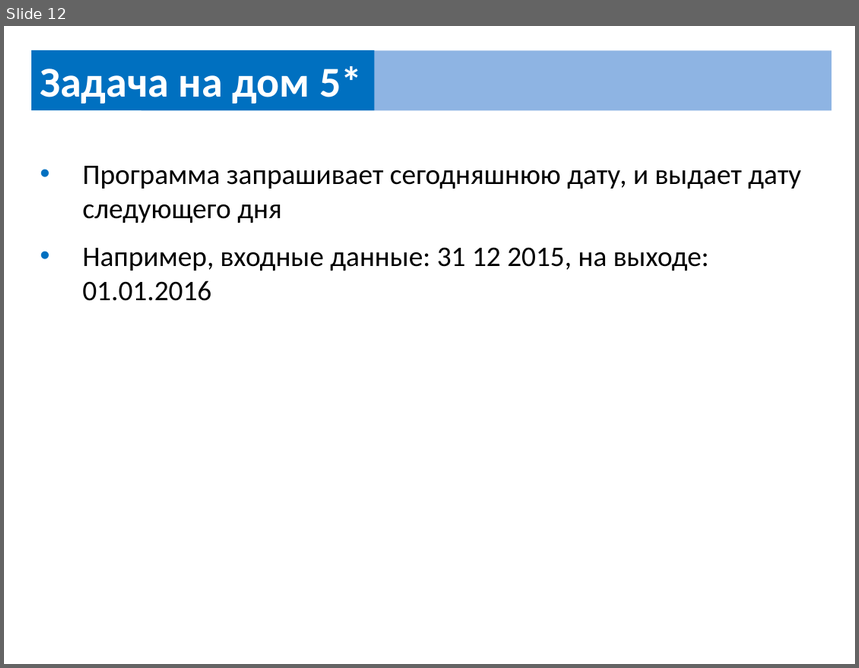
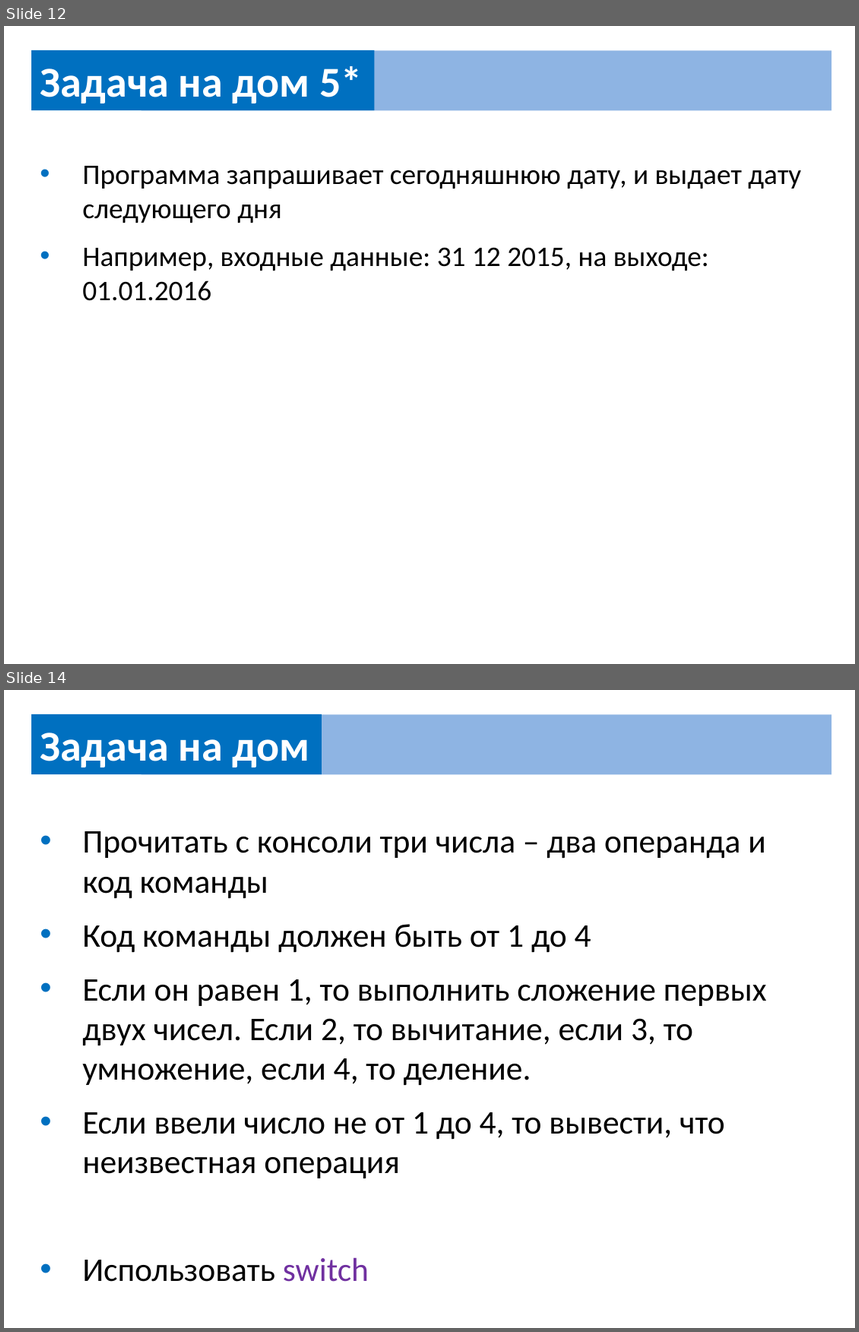
Before and after one commit to UsovaAnna/lesson, a slide deck: src/home/home_work.pptx. Shown one above the other, each under a label of ours: slide 12 before the commit, slides 12 and 14 after it; the slides between them are not shown. The pictures are 859x668 and 859x1332 pixels, drawn with LibreOffice and Linux fonts; fonts in the diff are those of the drawing. Boxes give left, top, right and bottom in pixels: in the first picture for what was removed or moved away, otherwise in the second. Text is boxed around its words. In the diff, an @@ line names an element or a change of style, - is before the commit and + after.

```diff
--- a/src/home/home_work.pptx
+++ b/src/home/home_work.pptx
@@ slide 14 added at [4,690,855,1328], background #FFFFFF @@
@@ rectangle added at [31,714,322,775], fill #0070C0, 36 pt, text #FFFFFF, bold @@
+Задача на дом
@@ rectangle added at [141,714,832,775], fill #8EB4E3 @@
@@ text added at [82,831,767,1282], 28 pt, text #000000 @@
+• Прочитать с консоли три числа – два операнда и код команды
+• Код команды должен быть от 1 до 4
+• Если он равен 1, то выполнить сложение первых двух чисел. Если 2, то вычитание, если 3, то умножение, если 4, то деление.
+• Если ввели число не от 1 до 4, то вывести, что неизвестная операция
+• Использовать switch
```
Also in this commit, not shown: 2 other slides added, 1 other file.
